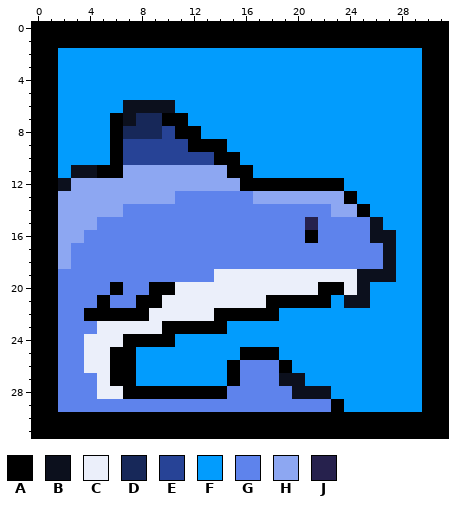
Two states of a pixel-art sprite, dolphinpfp1.png. That is the earlier state.
The file is 64x64 pixels, drawn in blocks of 2x2; one block is one cell here.
Palette (. is transparent): A #000000  B #0c101d  C #ebeffa  D #172859  E #274396  F #029cfd  G #5e83ec  H #8da7f2  J #26214d
Now the later version:
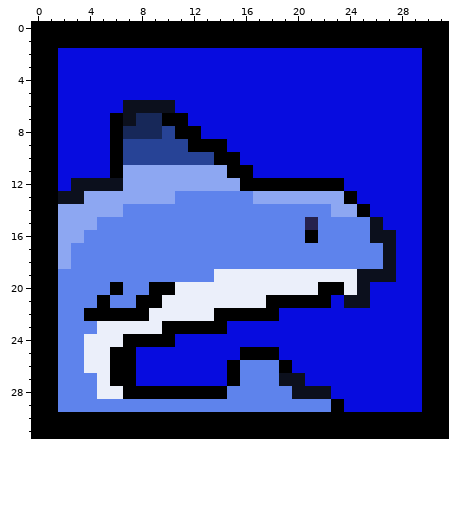
From old to new:
Colour F changes from #029cfd to #070cdf.
Colour H gives way to colour B in row 12 at x 3 to 6; in row 13 at x 2 to 3.
Colour A gives way to colour F in row 11 at x 5.
Colour B gives way to colour F in row 11 at x 3 to 4; in row 12 at x 2.
Boxes around the changes in both pictures, in picture pixels (x1, y1, x2, y2):
changed: (58, 48, 422, 412)
